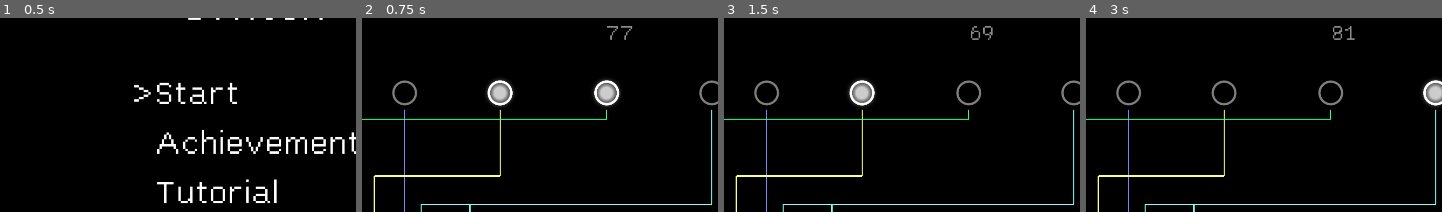
Above: before the commit, frames 1-4 (left to right).
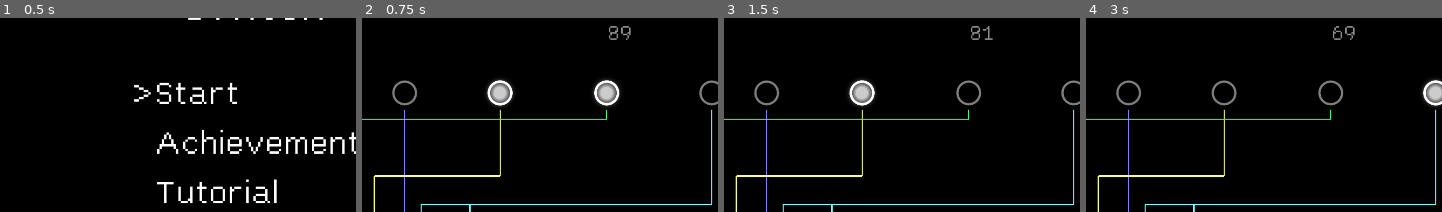
Above: after the commit, the same moments.

Repository: DragonCat4012/Switch
Game: Godot game, scene res://Scenes/menu.tscn
Two runs of this game, one before a commit and one after it. Both use one fixed random seed, a clock stepped at 60 frames per second and the inputs below.
Inputs (mouse positions are % of the whole screen's width and height, from its top left):
- Up to frame 1 (0.5 s): no input
- Up to frame 2 (0.75 s): tap Enter (ui_accept) at 0.5 s; move the mouse to (77, 44) at 0.52 s; hold Right (ui_right) from 0.53 s (still down); click (77, 44) at 0.67 s
- Up to frame 3 (1.5 s): tap Enter (ui_accept) at 0.77, 1.25 s; move the mouse to (11, 92) at 1.27 s; release Right (ui_right) at 1.28 s; hold Down (ui_down) from 1.28 s (still down); click (11, 92) at 1.42 s
- Up to frame 4 (3 s): tap Enter (ui_accept) at 1.52, 2, 2.75 s; move the mouse to (18, 92) at 2.02 s; release Down (ui_down) at 2.03 s; hold Right (ui_right) 2.03-2.78 s; click (18, 92) at 2.17 s; move the mouse to (25, 92) at 2.77 s; hold Up (ui_up) from 2.78 s (still down); click (25, 92) at 2.92 s
The pictures show only the part of the screen within x 16-66%, y 11-61%; the shares and areas given below are measured in that part.

Frame 1 is identical in both runs. In frame 2, 0.2% of the frame differs, in the area x 68-76%, y 4-12%; in frame 3, 0.2%; in frame 4, 0.2%.

Commit message:
Beautify Code

Diff:
--- a/Scenes/Achievments.gd
+++ b/Scenes/Achievments.gd
@@ -64,5 +64,5 @@
 		a9.text = "Skill Issue - Loose 100 Times"
 		a9.set("theme_override_colors/font_color", white)
 	if achievementHandler.winKoop:
-		a10.text = "Team Player - wind a multiplayer map"
+		a10.text = "Team Player - Win a multiplayer map"
 		a10.set("theme_override_colors/font_color", white)
--- a/Scenes/Multiplayer/KoopMultiplayerScene.gd
+++ b/Scenes/Multiplayer/KoopMultiplayerScene.gd
@@ -7,6 +7,7 @@
 @onready var lamp5 = $Lamp_5
 @onready var lamp6 = $Lamp_6
 @onready var lamp7 = $Lamp_7
+@onready var lamps = [lamp1, lamp2, lamp3, lamp4, lamp5, lamp6, lamp7]
 
 @onready var switch1 = $Switch_1
 @onready var switch2 = $Switch_2
@@ -88,13 +89,9 @@
 func _init_game():
 	queue_redraw()
 
-	lamp1.reset()
-	lamp2.reset()
-	lamp3.reset()
-	lamp4.reset()
-	lamp5.reset()
-	lamp6.reset()
-	lamp7.reset()
+	for lamp in lamps:
+		lamp.reset()
+
 	initNumber()
 
 	timer.wait_time = timerTime
@@ -122,38 +119,19 @@
 	toggleLamp(mapping_dict[_switch_number])
 
 func toggleLamp(_lampID):
-	if _lampID == 1:
-		lamp1.toggleStatus()
-	elif _lampID == 2:
-		lamp2.toggleStatus()
-	elif _lampID == 3:
-		lamp3.toggleStatus()
-	elif _lampID == 4:
-		lamp4.toggleStatus()
-	elif _lampID == 5:
-		lamp5.toggleStatus()
-	elif _lampID == 6:
-		lamp6.toggleStatus()
-	elif _lampID == 7:
-		lamp7.toggleStatus()
+	for lamp in lamps:
+		if _lampID == lamp.get_meta("ID"):
+			lamp.toggleStatus()
 	updateCurrentNumber()
 
 func updateCurrentNumber(_init = false):
 	var x = 0
-	if lamp1.isOn:
-		x += 1
-	if lamp2.isOn:
-		x += 2
-	if lamp3.isOn:
-		x += 4
-	if lamp4.isOn:
-		x += 8
-	if lamp5.isOn:
-		x += 16
-	if lamp6.isOn:
-		x += 32
-	if lamp7.isOn:
-		x += 64
+
+	for index in range(lamps.size()):
+		var pw = index
+		if lamps[index].isOn:
+			x+= 2**pw
+
 	currentNumber = x
 
 	dark_current_number.text = str(currentNumber)
@@ -187,7 +165,6 @@
 	setDict(arr)
 
 	var switches = [switch1, switch2, switch3, switch4, switch5, switch6, switch7, switch8]
-	var lamps = [lamp1, lamp2, lamp3, lamp4, lamp5, lamp6, lamp7]
 	mapNode.setStuff(arr, switches, lamps)
 	mapNode.createWires_multiplayer()
 
--- a/Scenes/Multiplayer/KoopMultiplayerScene.tscn
+++ b/Scenes/Multiplayer/KoopMultiplayerScene.tscn
@@ -173,6 +173,7 @@
 expand_mode = 2
 stretch_mode = 4
 script = ExtResource("7_gjff7")
+metadata/ID = 1
 
 [node name="Lamp_2" type="TextureRect" parent="."]
 custom_minimum_size = Vector2(100, 100)
@@ -192,6 +193,7 @@
 expand_mode = 2
 stretch_mode = 4
 script = ExtResource("7_gjff7")
+metadata/ID = 2
 
 [node name="Lamp_3" type="TextureRect" parent="."]
 custom_minimum_size = Vector2(100, 100)
@@ -211,6 +213,7 @@
 expand_mode = 2
 stretch_mode = 4
 script = ExtResource("7_gjff7")
+metadata/ID = 3
 
 [node name="Lamp_4" type="TextureRect" parent="."]
 custom_minimum_size = Vector2(100, 100)
@@ -230,6 +233,7 @@
 expand_mode = 2
 stretch_mode = 4
 script = ExtResource("7_gjff7")
+metadata/ID = 4
 
 [node name="Lamp_5" type="TextureRect" parent="."]
 custom_minimum_size = Vector2(100, 100)
@@ -249,6 +253,7 @@
 expand_mode = 2
 stretch_mode = 4
 script = ExtResource("7_gjff7")
+metadata/ID = 5
 
 [node name="Lamp_6" type="TextureRect" parent="."]
 custom_minimum_size = Vector2(100, 100)
@@ -268,6 +273,7 @@
 expand_mode = 2
 stretch_mode = 4
 script = ExtResource("7_gjff7")
+metadata/ID = 6
 
 [node name="Lamp_7" type="TextureRect" parent="."]
 custom_minimum_size = Vector2(100, 100)
@@ -287,6 +293,7 @@
 expand_mode = 2
 stretch_mode = 4
 script = ExtResource("7_gjff7")
+metadata/ID = 7
 
 [node name="Lamps" type="VBoxContainer" parent="."]
 offset_left = 900.0
--- a/Scenes/game.gd
+++ b/Scenes/game.gd
@@ -11,6 +11,7 @@
 @onready var lamp5 = $Lamp_5
 @onready var lamp6 = $Lamp_6
 @onready var lamp7 = $Lamp_7
+@onready var lamps = [lamp1, lamp2, lamp3, lamp4, lamp5, lamp6, lamp7]
 
 @onready var switch1 = $Switch_1
 @onready var switch2 = $Switch_2
@@ -82,13 +83,9 @@
 func _init_game():
 	queue_redraw()
 
-	lamp1.reset()
-	lamp2.reset()
-	lamp3.reset()
-	lamp4.reset()
-	lamp5.reset()
-	lamp6.reset()
-	lamp7.reset()
+	for lamp in lamps:
+		lamp.reset()
+
 	initNumber()
 	updateCurrentNumber(true)
 
@@ -104,12 +101,8 @@
 	timer.start()
 
 func updateEndian():
-	if smallEndian:
-		$HBoxContainer/LeftArrow.text = ">"
-		$HBoxContainer/RightArrow.text = ""
-	else:
-		$HBoxContainer/LeftArrow.text = ""
-		$HBoxContainer/RightArrow.text = "<"
+	$HBoxContainer/LeftArrow.text = ">" if smallEndian else ""
+	$HBoxContainer/RightArrow.text = "" if smallEndian else "<"
 	updateCurrentNumber()
 
 func switch_activated(_switch_number, _isOn):
@@ -117,20 +110,10 @@
 	toggleLamp(mapping_dict[_switch_number])
 
 func toggleLamp(_lampID):
-	if _lampID == 1:
-		lamp1.toggleStatus()
-	elif _lampID == 2:
-		lamp2.toggleStatus()
-	elif _lampID == 3:
-		lamp3.toggleStatus()
-	elif _lampID == 4:
-		lamp4.toggleStatus()
-	elif _lampID == 5:
-		lamp5.toggleStatus()
-	elif _lampID == 6:
-		lamp6.toggleStatus()
-	elif _lampID == 7:
-		lamp7.toggleStatus()
+	for lamp in lamps:
+		if _lampID == lamp.get_meta("ID"):
+			lamp.toggleStatus()
+
 	updateCurrentNumber()
 
 func initNumber():
@@ -146,36 +129,16 @@
 
 func updateCurrentNumber(_init = false):
 	var x = 0
-	if smallEndian:
-		if lamp1.isOn:
-			x += 1
-		if lamp2.isOn:
-			x += 2
-		if lamp3.isOn:
-			x += 4
-		if lamp4.isOn:
-			x += 8
-		if lamp5.isOn:
-			x += 16
-		if lamp6.isOn:
-			x += 32
-		if lamp7.isOn:
-			x += 64
-	else:
-		if lamp7.isOn:
-			x += 1
-		if lamp6.isOn:
-			x += 2
-		if lamp5.isOn:
-			x += 4
-		if lamp4.isOn:
-			x += 8
-		if lamp3.isOn:
-			x += 16
-		if lamp2.isOn:
-			x += 32
-		if lamp1.isOn:
-			x += 64
+	var arrSmallEndian = lamps.duplicate()
+
+	if smallEndian: # reverse order if big endian
+		arrSmallEndian.reverse()
+
+	for index in range(arrSmallEndian.size()):
+		var pw = index
+		if arrSmallEndian[index].isOn:
+			x+= 2**pw
+
 	currentNumber = x
 	numberPreviewLabel.text = str(currentNumber)
 	if x == 127:
@@ -205,7 +168,6 @@
 	setDict(arr)
 
 	var switches = [switch1, switch2, switch3, switch4, switch5, switch6, switch7, switch8]
-	var lamps = [lamp1, lamp2, lamp3, lamp4, lamp5, lamp6, lamp7]
 	mapNode.setStuff(arr, switches, lamps)
 	mapNode.createWires()
 
